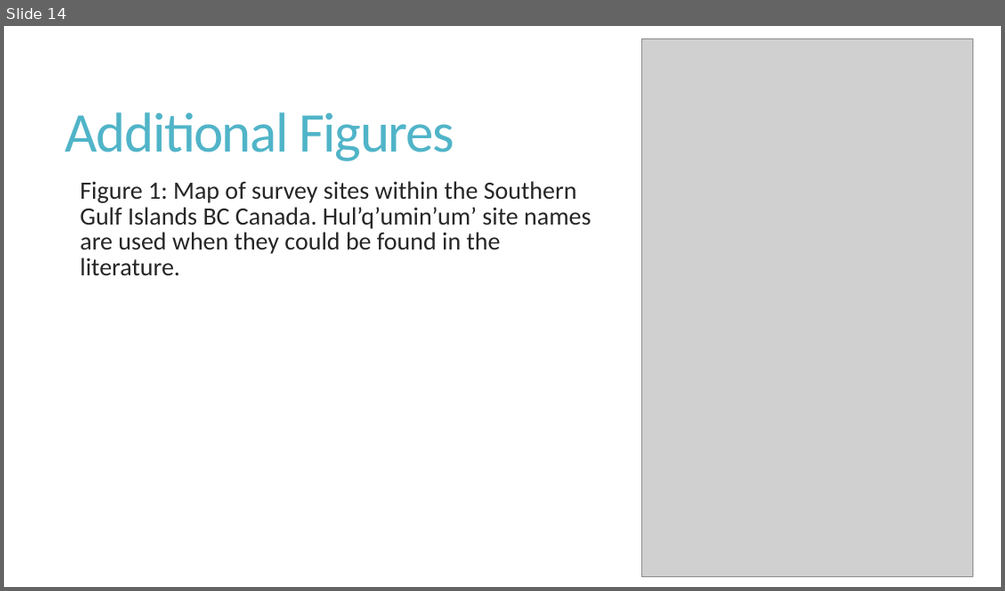
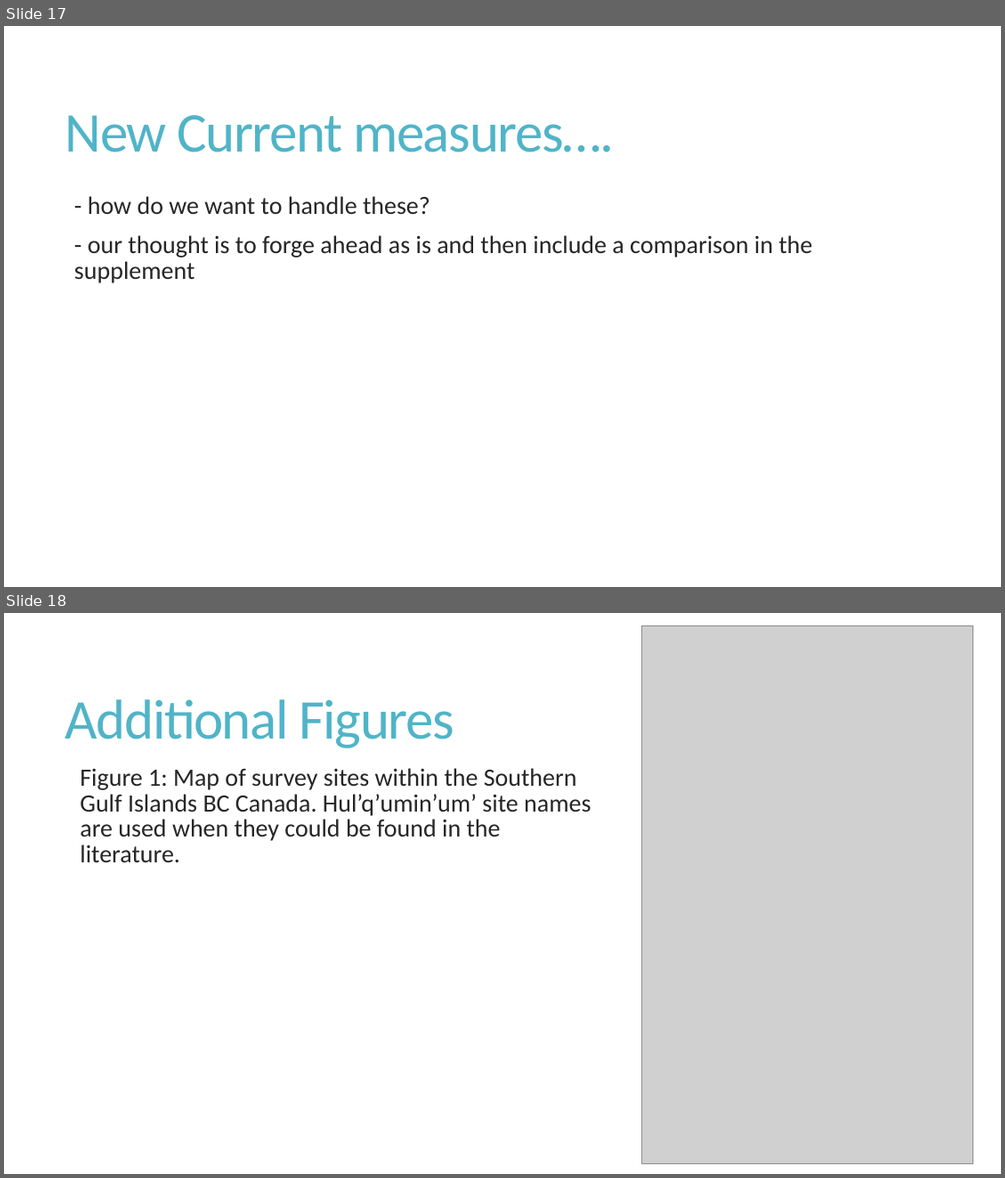
Before and after one commit to fionatfrancis/HiLo-Fish, a slide deck: HiLoAnalysisUpdate.pptx. Shown one above the other, each under a label of ours: slide 14 before the commit, slides 17 and 18 after it. The pictures are 1005x591 and 1005x1178 pixels, drawn with LibreOffice and Linux fonts; fonts in the diff are those of the drawing; grey boxes stand for pictures. Boxes give left, top, right and bottom in pixels: in the first picture for what was removed or moved away, otherwise in the second. Text is boxed around its words. In the diff, an @@ line names an element or a change of style, - is before the commit and + after.

```diff
--- a/HiLoAnalysisUpdate.pptx
+++ b/HiLoAnalysisUpdate.pptx
@@ slide 17 added at <box>4,26,1001,587</box>, background #FFFFFF @@
@@ title added at <box>65,115,615,152</box>, 54 pt, text #50B4C8 @@
+New Current measures….
@@ text added at <box>74,196,812,283</box>, 24 pt, text #262626 @@
+  - how do we want to handle these?
+  - our thought is to forge ahead as is and then include a comparison in the supplement
@@ what was slide 14 is now slide 18 @@
```
Also in this commit, not shown: 8 slides changed, 3 other slides added, 1 slide removed, 3 other files.
